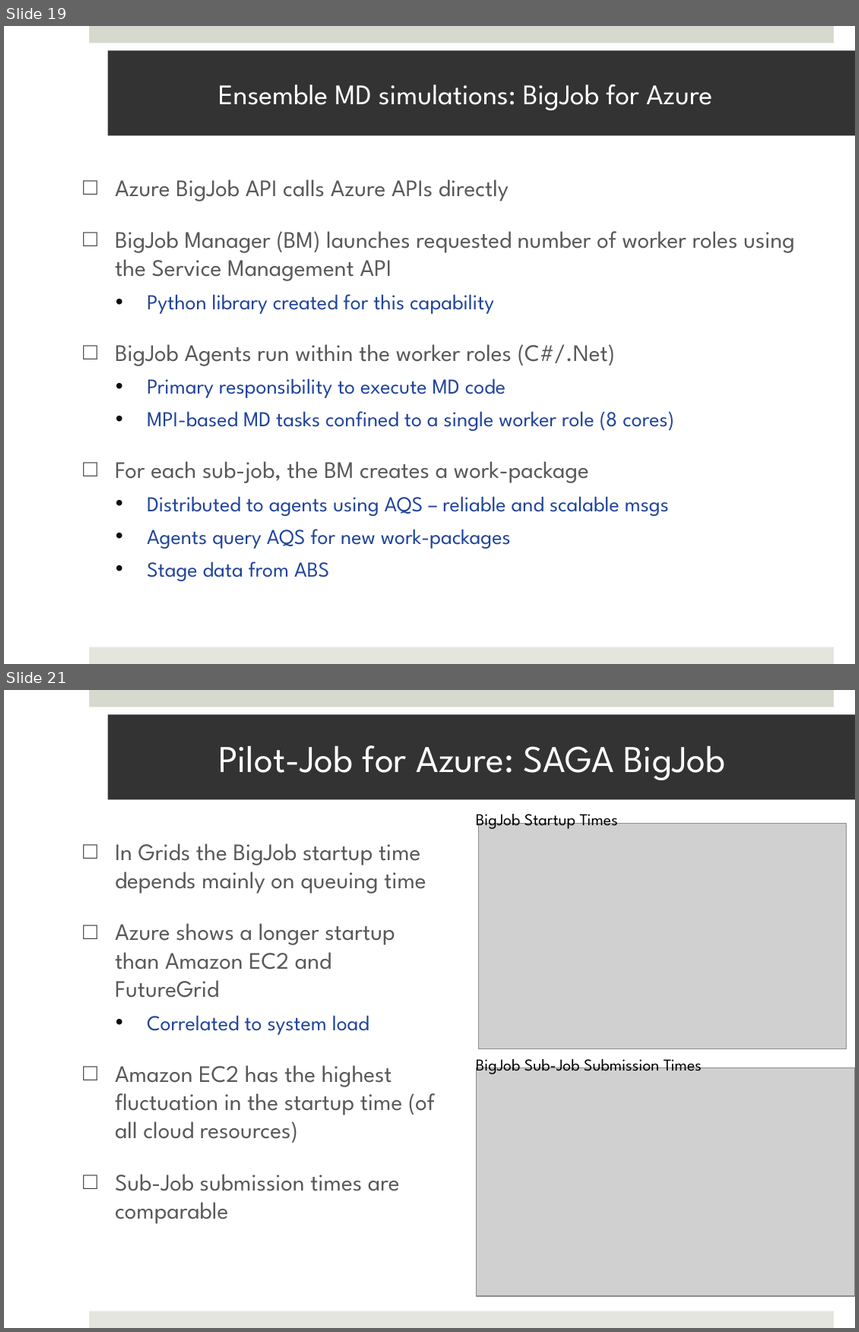
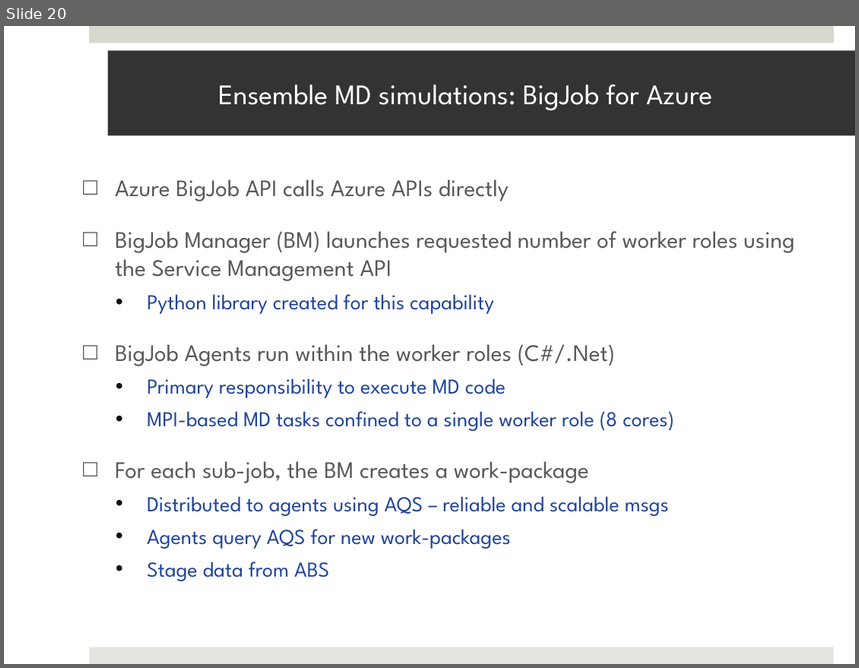
Before and after one commit to saga-project/saga-cpp-legacy-projects, a slide deck: saga-talks/abstractions_for_ls-microsoft.pptx. Shown one above the other, each under a label of ours: slides 19 and 21 before the commit, slide 20 after it; the slides between them are not shown. The pictures are 859x1332 and 859x668 pixels, drawn with LibreOffice and Linux fonts; fonts in the diff are those of the drawing; grey boxes stand for pictures; background and template pictures are left out. Boxes give left, top, right and bottom in pixels: in the first picture for what was removed or moved away, otherwise in the second. Text is boxed around its words. In the diff, an @@ line names an element or a change of style, - is before the commit and + after.

```diff
--- a/saga-talks/abstractions_for_ls-microsoft.pptx
+++ b/saga-talks/abstractions_for_ls-microsoft.pptx
@@ slide 21 removed at bbox=[4, 690, 855, 1328], background #FFFFFF; not listed: 2 template elements that a slide beside it also shows @@
@@ title removed at bbox=[108, 714, 855, 799] @@
-Pilot-Job for Azure: SAGA BigJob
@@ text removed at bbox=[476, 814, 618, 830] @@
-BigJob Startup Times
@@ picture removed at bbox=[479, 824, 847, 1050] @@
@@ text removed at bbox=[115, 844, 435, 1224] @@
-□ In Grids the BigJob startup time depends mainly on queuing time
-□ Azure shows a longer startup than Amazon EC2 and FutureGrid
-  • Correlated to system load
-□ Amazon EC2 has the highest fluctuation in the startup time (of all cloud resources)
-□ Sub-Job submission times are comparable
@@ text removed at bbox=[476, 1059, 702, 1075] @@
-BigJob Sub-Job Submission Times
@@ picture removed at bbox=[477, 1068, 855, 1296] @@
@@ what was slide 19 is now slide 20 @@
```
Also in this commit, not shown: 14 slides changed, 3 slides added, 5 other slides removed.
